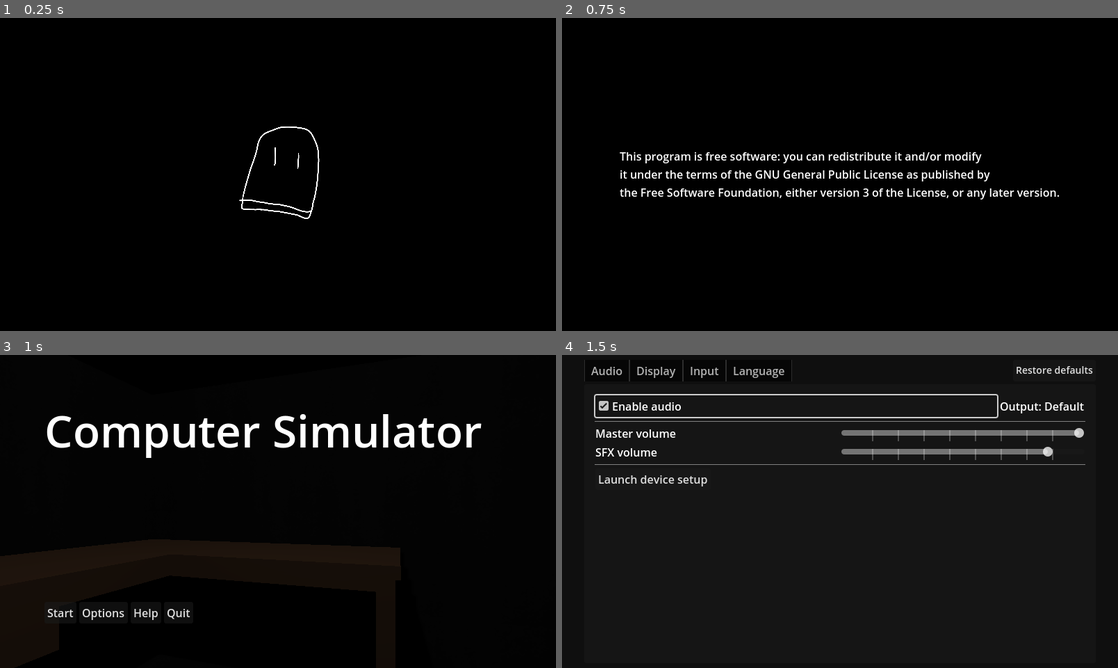
Above: before the commit, frames 1-4 (two rows, left to right).
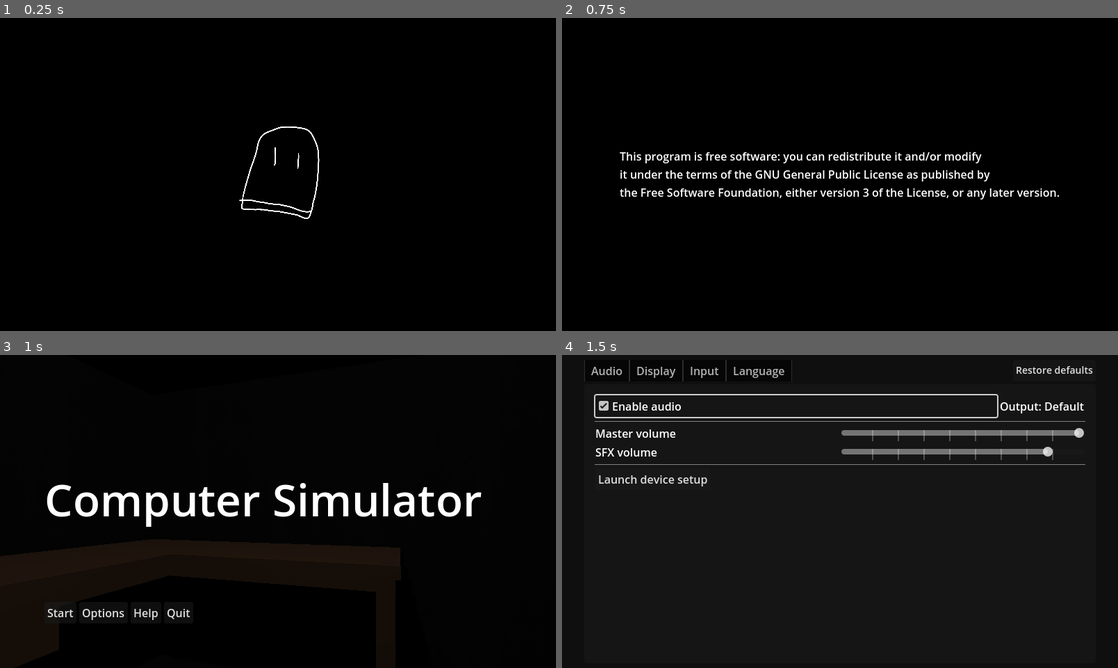
Above: after the commit, the same moments.

Repository: spir0th/computer-simulator
Game: Godot game, scene res://splash/branding.tscn
Two runs of this game, one before a commit and one after it. Both use one fixed random seed, a clock stepped at 60 frames per second and the inputs below.
Inputs (mouse positions are in pixels of both pictures, inside the frame that each line leads up to):
- Up to frame 1 (0.25 s): no input
- Up to frame 2 (0.75 s): tap Enter (ui_accept) at 0.5 s; move the mouse to (962, 158) at 0.52 s; hold D (player_move_right) from 0.53 s (still down); hold E (player_interact) from 0.53 s (still down); click (962, 158) at 0.67 s
- Up to frame 3 (1 s): keep holding D (player_move_right); keep holding E (player_interact); tap Enter (ui_accept) at 0.77 s
- Up to frame 4 (1.5 s): release D (player_move_right) at 1.25 s; release E (player_interact) at 1.25 s; click "Options" at 1.25 s

Frames 1-2 are identical in both runs. In frame 3, 5.9% of the frame differs, in the area x 8-87%, y 18-55%; in frame 4, nothing differs.

Commit message:
feat: Merge pause menu with main menu

Diff:
--- a/game.gd
+++ b/game.gd
@@ -1,14 +1,8 @@
 extends Control
 
-@onready var _pause_background = $Pause/Background
-@onready var _pause_menu = $Pause/Menu
-@onready var _pause_animator = $Pause/Animator
+@onready var _pause_menu = $Menu
 
-func _ready():
-	# Auto-play wake up animation when world is ready.
-	_pause_animator.play("wake-up")
-
-func _input(event):
+func _unhandled_key_input(event):
 	if event.is_action_pressed("ui_cancel"):
 		if Global.player == null:
 			# If the escape key has been pressed but the player is nowhere to be found
@@ -20,7 +14,10 @@
 func _process(_delta):
 	if get_tree().paused:
 		if not _pause_menu.visible:
-			_pause_animator.play("freeze")
+			_pause_menu.show()
 	else:
 		if _pause_menu.visible:
-			_pause_animator.play("unfreeze")
+			_pause_menu.hide()
+
+func _on_menu_resumed():
+	get_tree().paused = false
--- a/game.tscn
+++ b/game.tscn
@@ -1,91 +1,8 @@
-[gd_scene load_steps=8 format=3 uid="uid://bno02dqcexll"]
+[gd_scene load_steps=4 format=3 uid="uid://bno02dqcexll"]
 
 [ext_resource type="Script" path="res://game.gd" id="1_f35v6"]
 [ext_resource type="PackedScene" uid="uid://dv6ymodk4we22" path="res://world/room.tscn" id="1_w5nfb"]
-[ext_resource type="PackedScene" uid="uid://bva0iuefl7w51" path="res://interface/menu/pause.tscn" id="3_8ne1r"]
-
-[sub_resource type="Animation" id="Animation_6bqyj"]
-resource_name = "freeze"
-length = 0.1
-tracks/0/type = "value"
-tracks/0/imported = false
-tracks/0/enabled = true
-tracks/0/path = NodePath("Background:color")
-tracks/0/interp = 1
-tracks/0/loop_wrap = true
-tracks/0/keys = {
-"times": PackedFloat32Array(0, 0.1),
-"transitions": PackedFloat32Array(1, 1),
-"update": 0,
-"values": [Color(0, 0, 0, 0), Color(0, 0, 0, 0.784314)]
-}
-tracks/1/type = "method"
-tracks/1/imported = false
-tracks/1/enabled = true
-tracks/1/path = NodePath("Menu")
-tracks/1/interp = 1
-tracks/1/loop_wrap = true
-tracks/1/keys = {
-"times": PackedFloat32Array(0),
-"transitions": PackedFloat32Array(1),
-"values": [{
-"args": [],
-"method": &"show"
-}]
-}
-
-[sub_resource type="Animation" id="Animation_ck1vn"]
-resource_name = "unfreeze"
-length = 0.1
-tracks/0/type = "value"
-tracks/0/imported = false
-tracks/0/enabled = true
-tracks/0/path = NodePath("Background:color")
-tracks/0/interp = 1
-tracks/0/loop_wrap = true
-tracks/0/keys = {
-"times": PackedFloat32Array(0, 0.1),
-"transitions": PackedFloat32Array(1, 1),
-"update": 0,
-"values": [Color(0, 0, 0, 0.784314), Color(0, 0, 0, 0)]
-}
-tracks/1/type = "method"
-tracks/1/imported = false
-tracks/1/enabled = true
-tracks/1/path = NodePath("Menu")
-tracks/1/interp = 1
-tracks/1/loop_wrap = true
-tracks/1/keys = {
-"times": PackedFloat32Array(0),
-"transitions": PackedFloat32Array(1),
-"values": [{
-"args": [],
-"method": &"hide"
-}]
-}
-
-[sub_resource type="Animation" id="Animation_4lck1"]
-resource_name = "wake-up"
-length = 0.5
-tracks/0/type = "value"
-tracks/0/imported = false
-tracks/0/enabled = true
-tracks/0/path = NodePath("Background:color")
-tracks/0/interp = 1
-tracks/0/loop_wrap = true
-tracks/0/keys = {
-"times": PackedFloat32Array(0, 0.5),
-"transitions": PackedFloat32Array(1, 1),
-"update": 0,
-"values": [Color(0, 0, 0, 1), Color(0, 0, 0, 0)]
-}
-
-[sub_resource type="AnimationLibrary" id="AnimationLibrary_03i04"]
-_data = {
-"freeze": SubResource("Animation_6bqyj"),
-"unfreeze": SubResource("Animation_ck1vn"),
-"wake-up": SubResource("Animation_4lck1")
-}
+[ext_resource type="PackedScene" uid="uid://lhvfbwbbghvk" path="res://interface/menu.tscn" id="3_r4ncf"]
 
 [node name="Game" type="Control"]
 process_mode = 3
@@ -99,20 +16,9 @@
 
 [node name="Room" parent="." instance=ExtResource("1_w5nfb")]
 
-[node name="Pause" type="CanvasLayer" parent="."]
+[node name="Menu" parent="." instance=ExtResource("3_r4ncf")]
+layout_mode = 1
+mouse_filter = 1
+type = 1
 
-[node name="Background" type="ColorRect" parent="Pause"]
-anchors_preset = 15
-anchor_right = 1.0
-anchor_bottom = 1.0
-grow_horizontal = 2
-grow_vertical = 2
-mouse_filter = 1
-color = Color(0, 0, 0, 0)
-
-[node name="Menu" parent="Pause" instance=ExtResource("3_8ne1r")]
-
-[node name="Animator" type="AnimationPlayer" parent="Pause"]
-libraries = {
-"": SubResource("AnimationLibrary_03i04")
-}
+[connection signal="resumed" from="Menu" to="." method="_on_menu_resumed"]
--- /dev/null
+++ b/interface/menu.gd
@@ -0,0 +1,107 @@
+extends Control
+
+signal started()
+signal resumed()
+
+enum MenuType {
+	MAIN,
+	PAUSE
+}
+
+@export var type: MenuType = MenuType.MAIN
+
+var _settings = preload("res://interface/settings.tscn")
+
+@onready var _background = $Background
+
+@onready var _content_title = $Content/_/_/Title
+@onready var _content_navigation = $Content/_/Navigation
+@onready var _content_navigation_btn_start = $Content/_/Navigation/Start
+@onready var _content_navigation_btn_resume = $Content/_/Navigation/Resume
+@onready var _content_navigation_btn_options = $Content/_/Navigation/Options
+@onready var _content_navigation_btn_help = $Content/_/Navigation/Help
+@onready var _content_navigation_btn_quit = $Content/_/Navigation/Quit
+
+@onready var _animator = $Animator
+
+@onready var _confirmation_quit = $QuitConfirmation
+
+func _ready():
+	_update_background()
+	_update_title()
+	_update_buttons()
+
+	if type == MenuType.MAIN:
+		_main_start()
+	elif type == MenuType.PAUSE:
+		hide()
+
+func _on_visibility_changed():
+	if type == MenuType.PAUSE and is_node_ready():
+		if visible:
+			Input.mouse_mode = Input.MOUSE_MODE_VISIBLE
+			_content_navigation_btn_resume.grab_focus()
+		else:
+			Input.mouse_mode = Input.MOUSE_MODE_CAPTURED
+			_content_navigation_btn_resume.release_focus()
+
+		_update_background()
+		_update_buttons()
+
+func _on_start_pressed():
+	if type != MenuType.MAIN:
+		return
+
+	_main_end()
+
+func _on_resume_pressed():
+	if type != MenuType.PAUSE:
+		return
+
+	emit_signal("resumed")
+
+func _on_options_pressed():
+	get_parent().add_child(_settings.instantiate())
+
+func _on_quit_pressed():
+	_confirmation_quit.show()
+
+func _on_quit_confirmation_confirmed():
+	get_tree().quit()
+
+func _on_animation_started(_anim_name):
+	set_process_input(false)
+
+func _on_animation_finished(_anim_name):
+	set_process_input(true)
+
+func _main_start():
+	_animator.play("start")
+	await _animator.animation_finished
+	_content_navigation_btn_start.grab_focus()
+
+func _main_end():
+	_animator.play("end")
+	await _animator.animation_finished
+	emit_signal("started")
+
+func _update_background():
+	if type == MenuType.MAIN:
+		_background.color = Color.TRANSPARENT
+	else:
+		_background.color = Color("#000000c8")
+
+func _update_title():
+	_content_title.text = Global.application_name
+
+func _update_buttons():
+	for child in _content_navigation.get_children():
+		child.hide()
+	if type == MenuType.MAIN:
+		_content_navigation_btn_start.show()
+	elif type == MenuType.PAUSE:
+		_content_navigation_btn_resume.show()
+
+	_content_navigation_btn_options.show()
+	_content_navigation_btn_help.show()
+	_content_navigation_btn_quit.show()
--- a/interface/menu/main.tscn
+++ b/interface/menu.tscn
@@ -1,6 +1,6 @@
 [gd_scene load_steps=6 format=3 uid="uid://lhvfbwbbghvk"]
 
-[ext_resource type="Script" path="res://interface/menu/main.gd" id="1_3osww"]
+[ext_resource type="Script" path="res://interface/menu.gd" id="1_3osww"]
 
 [sub_resource type="LabelSettings" id="LabelSettings_2or6o"]
 font_size = 64
@@ -19,20 +19,6 @@
 "update": 0,
 "values": [Color(0, 0, 0, 0), Color(0, 0, 0, 1)]
 }
-tracks/1/type = "method"
-tracks/1/imported = false
-tracks/1/enabled = true
-tracks/1/path = NodePath("../..")
-tracks/1/interp = 1
-tracks/1/loop_wrap = true
-tracks/1/keys = {
-"times": PackedFloat32Array(1),
-"transitions": PackedFloat32Array(1),
-"values": [{
-"args": [],
-"method": &"_load_game"
-}]
-}
 
 [sub_resource type="Animation" id="Animation_jppxr"]
 resource_name = "start"
@@ -48,20 +34,6 @@
 "update": 0,
 "values": [Color(0, 0, 0, 1), Color(0, 0, 0, 0)]
 }
-tracks/1/type = "method"
-tracks/1/imported = false
-tracks/1/enabled = true
-tracks/1/path = NodePath("../../Contents/_/Navigation/Start")
-tracks/1/interp = 1
-tracks/1/loop_wrap = true
-tracks/1/keys = {
-"times": PackedFloat32Array(1),
-"transitions": PackedFloat32Array(1),
-"values": [{
-"args": [],
-"method": &"grab_focus"
-}]
-}
 
 [sub_resource type="AnimationLibrary" id="AnimationLibrary_jtgjc"]
 _data = {
@@ -69,7 +41,7 @@
 "start": SubResource("Animation_jppxr")
 }
 
-[node name="MainMenu" type="Control"]
+[node name="Menu" type="Control"]
 process_mode = 3
 layout_mode = 3
 anchors_preset = 15
@@ -79,19 +51,16 @@
 grow_vertical = 2
 script = ExtResource("1_3osww")
 
-[node name="Background" type="CanvasLayer" parent="."]
-layer = -1
-
-[node name="Color" type="ColorRect" parent="Background"]
+[node name="Background" type="ColorRect" parent="."]
+layout_mode = 1
 anchors_preset = 15
 anchor_right = 1.0
 anchor_bottom = 1.0
 grow_horizontal = 2
 grow_vertical = 2
-mouse_filter = 2
-color = Color(0, 0, 0, 1)
+color = Color(0, 0, 0, 0)
 
-[node name="Contents" type="MarginContainer" parent="."]
+[node name="Content" type="MarginContainer" parent="."]
 layout_mode = 1
 anchors_preset = 15
 anchor_right = 1.0
@@ -103,39 +72,45 @@
 theme_override_constants/margin_right = 64
 theme_override_constants/margin_bottom = 64
 
-[node name="_" type="VBoxContainer" parent="Contents"]
+[node name="_" type="VBoxContainer" parent="Content"]
 layout_mode = 2
 
-[node name="Header" type="VBoxContainer" parent="Contents/_"]
+[node name="_" type="VBoxContainer" parent="Content/_"]
 layout_mode = 2
 size_flags_vertical = 3
+alignment = 1
 
-[node name="Title" type="Label" parent="Contents/_/Header"]
+[node name="Title" type="Label" parent="Content/_/_"]
 layout_mode = 2
+text = "Game Title"
 label_settings = SubResource("LabelSettings_2or6o")
 
-[node name="Navigation" type="HBoxContainer" parent="Contents/_"]
+[node name="Navigation" type="HBoxContainer" parent="Content/_"]
 layout_mode = 2
 
-[node name="Start" type="Button" parent="Contents/_/Navigation"]
+[node name="Start" type="Button" parent="Content/_/Navigation"]
 layout_mode = 2
 text = "Start"
 
-[node name="Options" type="Button" parent="Contents/_/Navigation"]
+[node name="Resume" type="Button" parent="Content/_/Navigation"]
+layout_mode = 2
+text = "Resume"
+
+[node name="Options" type="Button" parent="Content/_/Navigation"]
 layout_mode = 2
 text = "Options"
 
-[node name="Help" type="Button" parent="Contents/_/Navigation"]
+[node name="Help" type="Button" parent="Content/_/Navigation"]
 layout_mode = 2
 text = "Help
 "
 
-[node name="Quit" type="Button" parent="Contents/_/Navigation"]
+[node name="Quit" type="Button" parent="Content/_/Navigation"]
 layout_mode = 2
 text = "Quit"
 
 [node name="Animator" type="AnimationPlayer" parent="."]
-root_node = NodePath("../Background/Color")
+root_node = NodePath("../Background")
 libraries = {
 "": SubResource("AnimationLibrary_jtgjc")
 }
@@ -147,9 +122,11 @@
 dialog_text = "Do you want to quit?"
 cancel_button_text = "No"
 
-[connection signal="pressed" from="Contents/_/Navigation/Start" to="." method="_on_start_pressed"]
-[connection signal="pressed" from="Contents/_/Navigation/Options" to="." method="_on_options_pressed"]
-[connection signal="pressed" from="Contents/_/Navigation/Quit" to="." method="_on_quit_pressed"]
+[connection signal="visibility_changed" from="." to="." method="_on_visibility_changed"]
+[connection signal="pressed" from="Content/_/Navigation/Start" to="." method="_on_start_pressed"]
+[connection signal="pressed" from="Content/_/Navigation/Resume" to="." method="_on_resume_pressed"]
+[connection signal="pressed" from="Content/_/Navigation/Options" to="." method="_on_options_pressed"]
+[connection signal="pressed" from="Content/_/Navigation/Quit" to="." method="_on_quit_pressed"]
 [connection signal="animation_finished" from="Animator" to="." method="_on_animation_finished"]
 [connection signal="animation_started" from="Animator" to="." method="_on_animation_started"]
 [connection signal="confirmed" from="QuitConfirmation" to="." method="_on_quit_confirmation_confirmed"]
--- a/interface/menu/main.gd
+++ /dev/null
@@ -1,36 +0,0 @@
-extends Control
-
-var _settings = preload("res://interface/menu/settings.tscn")
-
-@onready var _header_title = $Contents/_/Header/Title
-@onready var _btn_start = $Contents/_/Navigation/Start
-@onready var _btn_options = $Contents/_/Navigation/Options
-@onready var _btn_help = $Contents/_/Navigation/Help
-@onready var _btn_quit = $Contents/_/Navigation/Quit
-@onready var _animator = $Animator
-@onready var _confirmation_quit = $QuitConfirmation
-
-func _ready():
-	_header_title.text = Global.application_name
-	_animator.play("start")
-
-func _on_start_pressed():
-	_animator.play("end")
-
-func _on_options_pressed():
-	get_parent().add_child(_settings.instantiate())
-
-func _on_quit_pressed():
-	_confirmation_quit.show()
-
-func _on_quit_confirmation_confirmed():
-	get_tree().quit()
-
-func _on_animation_started(_anim_name):
-	set_process_input(false)
-
-func _on_animation_finished(_anim_name):
-	set_process_input(true)
-
-func _load_game():
-	get_tree().change_scene_to_file("res://game.tscn")
--- a/interface/menu/pause.gd
+++ /dev/null
@@ -1,43 +0,0 @@
-extends Control
-
-var _settings = preload("res://interface/menu/settings.tscn")
-
-@onready var _header_title = $Contents/_/Header/Title
-
-@onready var _btn_resume = $Contents/_/Navigation/Resume
-@onready var _btn_return = $Contents/_/Navigation/Return
-@onready var _btn_options = $Contents/_/Navigation/Options
-@onready var _btn_help = $Contents/_/Navigation/Help
-@onready var _btn_quit = $Contents/_/Navigation/Quit
-
-@onready var _confirmation_return = $ReturnConfirmation
-@onready var _confirmation_quit = $QuitConfirmation
-
-func _ready():
-	_header_title.text = Global.application_name
-	assert(Global.player != null) # Must check if player is in-game
-	hide() # Normally, pause menu should be hidden after being instantiated.
-
-func _on_visibility_changed():
-	if visible:
-		Input.mouse_mode = Input.MOUSE_MODE_VISIBLE
-	else:
-		Input.mouse_mode = Input.MOUSE_MODE_CAPTURED
-
-func _on_resume_pressed():
-	get_tree().paused = false
-
-func _on_return_pressed():
-	_confirmation_return.show()
-
-func _on_options_pressed():
-	get_parent().add_child(_settings.instantiate())
-
-func _on_quit_pressed():
-	_confirmation_quit.show()
-
-func _on_return_confirmed():
-	get_tree().change_scene_to_file("res://main.tscn")
-
-func _on_quit_confirmation_confirmed():
-	get_tree().quit()
--- a/interface/menu/pause.tscn
+++ /dev/null
@@ -1,85 +0,0 @@
-[gd_scene load_steps=3 format=3 uid="uid://bva0iuefl7w51"]
-
-[ext_resource type="Script" path="res://interface/menu/pause.gd" id="1_hdtr7"]
-
-[sub_resource type="LabelSettings" id="LabelSettings_2or6o"]
-font_size = 64
-
-[node name="PauseMenu" type="Control"]
-process_mode = 3
-layout_mode = 3
-anchors_preset = 15
-anchor_right = 1.0
-anchor_bottom = 1.0
-grow_horizontal = 2
-grow_vertical = 2
-script = ExtResource("1_hdtr7")
-
-[node name="Contents" type="MarginContainer" parent="."]
-layout_mode = 1
-anchors_preset = 15
-anchor_right = 1.0
-anchor_bottom = 1.0
-grow_horizontal = 2
-grow_vertical = 2
-theme_override_constants/margin_left = 64
-theme_override_constants/margin_top = 64
-theme_override_constants/margin_right = 64
-theme_override_constants/margin_bottom = 64
-
-[node name="_" type="VBoxContainer" parent="Contents"]
-layout_mode = 2
-
-[node name="Header" type="VBoxContainer" parent="Contents/_"]
-layout_mode = 2
-size_flags_vertical = 3
-
-[node name="Title" type="Label" parent="Contents/_/Header"]
-layout_mode = 2
-label_settings = SubResource("LabelSettings_2or6o")
-
-[node name="Navigation" type="HBoxContainer" parent="Contents/_"]
-layout_mode = 2
-
-[node name="Resume" type="Button" parent="Contents/_/Navigation"]
-layout_mode = 2
-text = "Resume"
-
-[node name="Return" type="Button" parent="Contents/_/Navigation"]
-layout_mode = 2
-text = "Return to Main"
-
-[node name="Options" type="Button" parent="Contents/_/Navigation"]
-layout_mode = 2
-text = "Options"
-
-[node name="Help" type="Button" parent="Contents/_/Navigation"]
-layout_mode = 2
-text = "Help
-"
-
-[node name="Quit" type="Button" parent="Contents/_/Navigation"]
-layout_mode = 2
-text = "Quit"
-
-[node name="ReturnConfirmation" type="ConfirmationDialog" parent="."]
-title = "Main Menu"
-initial_position = 4
-ok_button_text = "Yes"
-dialog_text = "Do you want to return to main menu? All unsaved progress will be lost."
-cancel_button_text = "No"
-
-[node name="QuitConfirmation" type="ConfirmationDialog" parent="."]
-title = "Quit Game"
-initial_position = 4
-ok_button_text = "Yes"
-dialog_text = "Do you want to quit?"
-cancel_button_text = "No"
-
-[connection signal="visibility_changed" from="." to="." method="_on_visibility_changed"]
-[connection signal="pressed" from="Contents/_/Navigation/Resume" to="." method="_on_resume_pressed"]
-[connection signal="pressed" from="Contents/_/Navigation/Return" to="." method="_on_return_pressed"]
-[connection signal="pressed" from="Contents/_/Navigation/Options" to="." method="_on_options_pressed"]
-[connection signal="pressed" from="Contents/_/Navigation/Quit" to="." method="_on_quit_pressed"]
-[connection signal="confirmed" from="ReturnConfirmation" to="." method="_on_return_confirmed"]
-[connection signal="confirmed" from="QuitConfirmation" to="." method="_on_quit_confirmation_confirmed"]
--- a/interface/menu/settings.tscn
+++ b/interface/settings.tscn
@@ -1,6 +1,6 @@
 [gd_scene load_steps=3 format=3 uid="uid://ia3ytjghlg1l"]
 
-[ext_resource type="Script" path="res://interface/menu/settings.gd" id="1_1et75"]
+[ext_resource type="Script" path="res://interface/settings.gd" id="1_1et75"]
 
 [sub_resource type="LabelSettings" id="LabelSettings_vr411"]
 font_size = 10
--- a/main.gd
+++ b/main.gd
@@ -3,3 +3,6 @@
 func _ready():
 	# Make sure the game is not frozen.
 	get_tree().paused = false
+
+func _on_menu_started():
+	get_tree().change_scene_to_file("res://game.tscn")
--- a/main.tscn
+++ b/main.tscn
@@ -2,7 +2,7 @@
 
 [ext_resource type="Script" path="res://main.gd" id="1_54gj3"]
 [ext_resource type="PackedScene" uid="uid://bg2if0cylm72m" path="res://world/placeholder.tscn" id="2_br6di"]
-[ext_resource type="PackedScene" uid="uid://lhvfbwbbghvk" path="res://interface/menu/main.tscn" id="2_o08it"]
+[ext_resource type="PackedScene" uid="uid://lhvfbwbbghvk" path="res://interface/menu.tscn" id="2_o08it"]
 
 [node name="Main" type="Control"]
 process_mode = 3
@@ -18,3 +18,5 @@
 
 [node name="Menu" parent="." instance=ExtResource("2_o08it")]
 layout_mode = 1
+
+[connection signal="started" from="Menu" to="." method="_on_menu_started"]
--- a/world/bed.tscn
+++ b/world/bed.tscn
@@ -139,7 +139,6 @@
 shape = SubResource("ConvexPolygonShape3D_efhxo")
 
 [node name="Camera" type="Camera3D" parent="."]
-transform = Transform3D(-1, -4.37114e-08, -7.57103e-08, 0, 0.866025, -0.5, 8.74228e-08, -0.5, -0.866025, 0, 8, -1.136)
-fov = 120.0
+transform = Transform3D(-1, -4.37114e-08, -7.57104e-08, 0, 0.866025, -0.5, 8.74228e-08, -0.5, -0.866025, 0, 7.5, -1.5)
 
 [connection signal="interacted" from="Interactable" to="." method="_on_interacted"]
--- a/world/player.gd
+++ b/world/player.gd
@@ -27,7 +27,7 @@
 	_camera_mouse_sensitivity = Global.camera_default_sensitivity
 	_camera_fov = Global.camera_default_fov
 
-func _unhandled_input(event):
+func _input(event):
 	if Global.player != self or not _camera.is_current():
 		return
 	if event is InputEventMouseMotion:
Renamed: interface/menu/settings.gd -> interface/settings.gd
